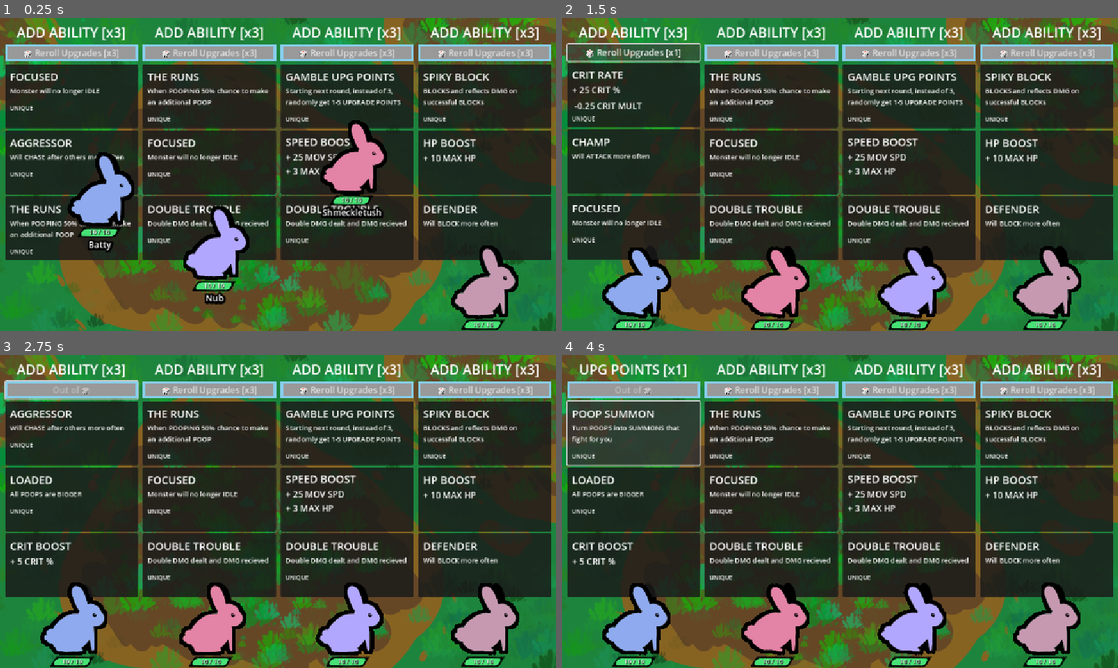
Above: before the commit, frames 1-4 (two rows, left to right).
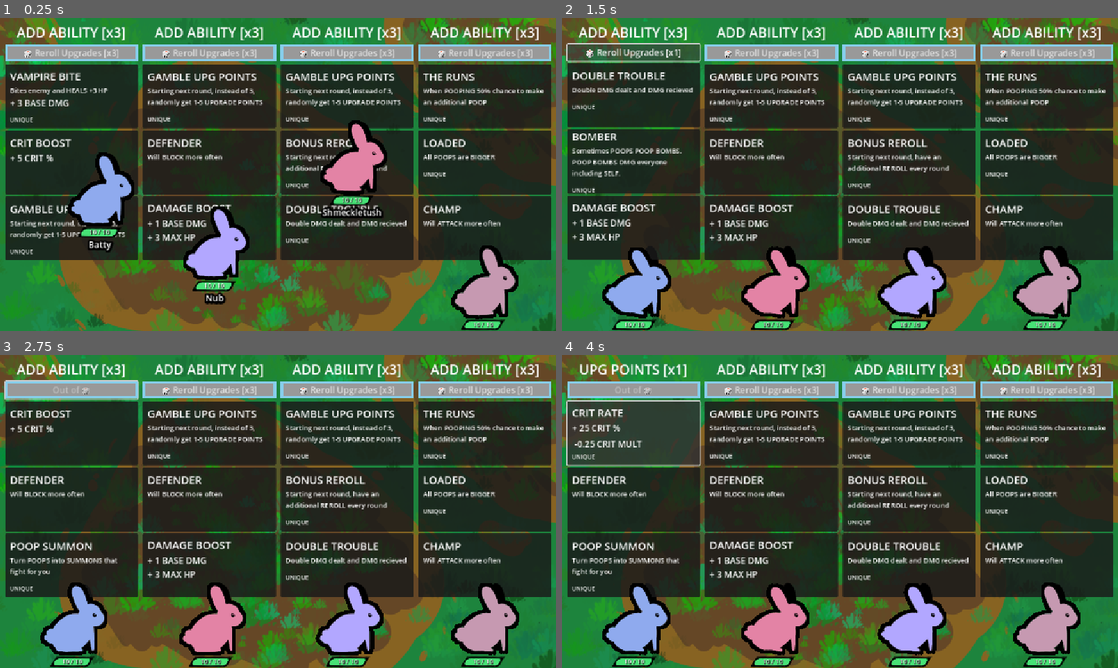
Above: after the commit, the same moments.

Repository: Galitie/tm2
Game: Godot game, scene res://test_scene.tscn
Same seed, same stepped clock (60 frames per second), same inputs: the game is played once before the commit and once after it.
Inputs (mouse positions are in pixels of both pictures, inside the frame that each line leads up to):
- Up to frame 1 (0.25 s): no input
- Up to frame 2 (1.5 s): click "🎲 Reroll Upgrades [x3]" at 0.5 s; click "🎲 Reroll Upgrades [x2]" at 1.25 s
- Up to frame 3 (2.75 s): click "🎲 Reroll Upgrades [x1]" at 2 s
- Up to frame 4 (4 s): click (634, 433) at 2.77 s; click (634, 433) at 3.52 s

The runs differ from the first frame. In frame 1, 5.5% of the frame differs, in the area x 1-98%, y 17-73%; in frame 2, 6.5%; in frame 3, 5.6%; in frame 4, 6.0%.

Commit message:
Added thorn card

Diff:
--- a/Cards/Resources/bomber.tres
+++ b/Cards/Resources/bomber.tres
@@ -6,7 +6,7 @@
 [resource]
 script = ExtResource("2_rdoa5")
 card_name = "BOMBER"
-description = "Sometimes POOPS BOMBS. POOP BOMBS DMG everyone including SELF."
+description = "Sometimes POOPS POOP BOMBS. POOP BOMBS DMG everyone including SELF."
 Type = "other"
 state_id = "bombing"
 unique = true
--- a/Cards/Resources/increase_poop_chance.tres
+++ b/Cards/Resources/increase_poop_chance.tres
@@ -6,7 +6,7 @@
 [resource]
 script = ExtResource("2_sqi73")
 card_name = "POOPER"
-description = "Will POOP more often"
+description = "Will POOP all POOPS more often"
 Type = "other"
 state_id = "pooper"
 unique = false
--- /dev/null
+++ b/Cards/Resources/thorns.tres
@@ -0,0 +1,23 @@
+[gd_resource type="Resource" script_class="CardResourceScript" load_steps=3 format=3 uid="uid://cgnshcx2dt16q"]
+
+[ext_resource type="Script" uid="uid://cbkjotjeilkcj" path="res://Cards/Accessories/accessories_info.gd" id="1_wt4hl"]
+[ext_resource type="Script" uid="uid://bfco2om6esxdu" path="res://Cards/card_info.gd" id="2_mt0oy"]
+
+[resource]
+script = ExtResource("2_mt0oy")
+card_name = "THORNY HIDE"
+description = "Deals 1 DMG when hit"
+Type = "passive"
+state_id = "thorns"
+unique = true
+remove_specific_states = Array[int]([])
+attribute_1 = 0
+attribute_label_1 = ""
+attribute_amount_1 = 0
+attribute_2 = 0
+attribute_label_2 = ""
+attribute_amount_2 = 0
+attribute_3 = 0
+attribute_label_3 = ""
+attribute_amount_3 = 0.0
+accessories = Array[ExtResource("1_wt4hl")]([])
--- a/UI/player_upgrade_panel.gd
+++ b/UI/player_upgrade_panel.gd
@@ -8,7 +8,7 @@
 @onready var upgrade_title = $VBoxContainer/UpgradeTitle/Label
 
 var player : Player
-var resource_array: Array[Resource] = [ load("uid://x788fm7x6b4i"), load("uid://bd56ne …(497 unchanged characters)…
+var resource_array: Array[Resource] = [ load("res://Cards/Resources/thorns.tres"), load("uid://x788fm7x6b4i"), load("uid://bd56ne …(497 unchanged characters)…
 @onready var button_array: Array[Node] = [reroll_button, $VBoxContainer/UpgradeCard1, $VBoxContainer/UpgradeCard2, $VBoxContainer/UpgradeCard3]
 var current_user_position_in_button_array : int = 0
 var new_stylebox_normal = StyleBoxFlat.new()
--- a/main.gd
+++ b/main.gd
@@ -215,6 +215,8 @@
 			"pooper":
 				var other_index = player.monster.state_machine.keys.find("other")
 				player.monster.state_machine.weights[other_index] += .25
+			"thorns":
+				player.monster.thorns = true
 			_:
 				player.monster.state_machine.state_choices[card_resource.Type].append(card_resource.state_id)
 	if card_resource.remove_specific_states.size():
--- a/monster.gd
+++ b/monster.gd
@@ -11,6 +11,8 @@
 var crit_multiplier: float = 1.5
 var damage_received_mult: float = 1.0
 var damage_dealt_mult: float = 1.0
+var thorns : bool = false
+
 var mon_name : String
 var main_color
 var secondary_color
@@ -84,7 +86,7 @@
 
 func apply_hp(amount):
 	if amount < 0:
-		$Damage.text = str(amount)
+		$Damage.text = str(abs(amount))
 		animation_player_damage.play("damage")
 	current_hp += amount
 	if current_hp >= max_hp:
@@ -116,6 +118,9 @@
 			"bitelifesteal":
 				take_damage_from(attacking_mon)
 				attacking_mon.apply_hp(3)
+		if thorns:
+			attacking_mon.apply_hp(-1)
+			attacking_mon.state_machine.transition_state("hurt")
 		state_machine.transition_state("hurt")
 	if area.is_in_group("Projectile") and area != hitbox and area.owner.monster != self:
 		var attacking_summon = area.owner.emitter
Not shown, changed: Todo.txt
